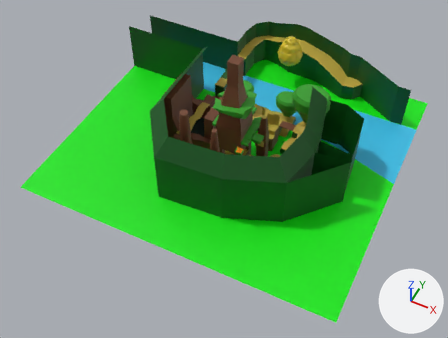
Renders of the glTF model assets/models/levels/woods/woodsLatest.glb from each side of a commit.
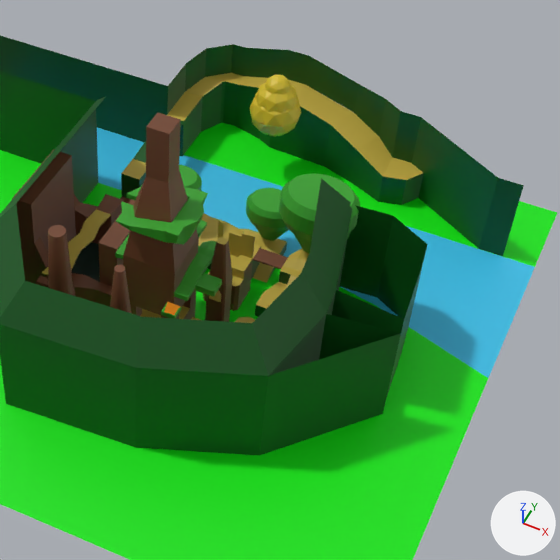
Each version appears first whole from a 50 mm lens placed at (275.0, -1057.0, 1261.0), pointed at (-212.0, -84.0, 45.0), and next in a close-up on the part from 35% to 96% of the width and 0% to 81% of the height. Lighting does not change. The marker at lower right points along +X, +Y and +Z. The older version's two pictures come first. Where no turn or scale is listed for an object, it has been applied to the vertices. Vertices at exactly the same position are counted once.

Objects in the first close-up: 'Cube.009-col', 'Cube.011-col', 'Cube.030-col.001', 'Cube.030-col.002', 'Cube.043-col', 'Cube.047-col', 'Cylinder', 'Cylinder.002', 'Icosphere-col', 'Plane-col', 'Plane-col.001', 'Plane-col.002', 'Plane-col.003' and 20 more.
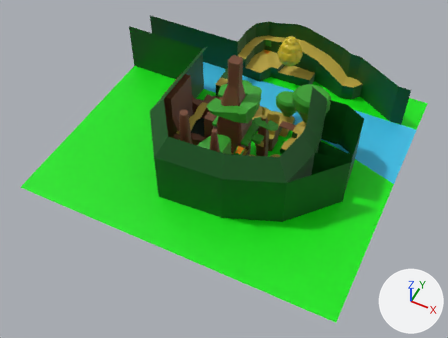
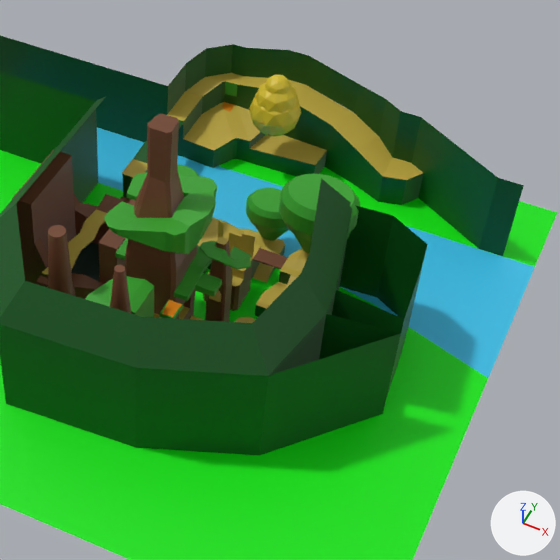
Where the newer file only moved an object's origin or applied its transform, the numbers keep the older frame.

Boxes (x1, y1, x2, y2) around the edits, measured in the close-ups (560 x 560 px):
'Cube.047-col', reshaped (23% wider, 36% taller): before (116, 185, 208, 245); after (104, 172, 217, 254)
'Cube.002-col.001', added (green): after (85, 276, 154, 317)
'Cube.040-col.001', added (green): after (200, 244, 251, 269)
'Plane-climbable.002', added: after (225, 82, 237, 97)
'Cube.043-col', rescaled (14% wider, 18% taller): before (161, 303, 181, 319); after (160, 300, 183, 319)
'Cube.002-bouncyfloor.001', added: after (222, 102, 235, 112)
part 3 of me_cube_066, built on: before (183, 102, 260, 150); after (183, 103, 327, 177)
part 4 of me_cube_066, recoloured: after (221, 103, 234, 138)

Patch to the scene script:
```diff
--- a/assets/models/levels/woods/woodsLatest.glb.py
+++ b/assets/models/levels/woods/woodsLatest.glb.py
@@ me_cube_043 @@
 # used by ob_cube_043_col; location = (-175.0, -44.0, 106.0)
-me_cube_043.from_pydata(...)  # 8 vertices, 12 faces; spans x -12.5..6.5, y -28.8..-10.8, z 0.0..7.0
+me_cube_043.from_pydata(...)  # 8 vertices, 12 faces; spans x -9.5..9.5, y -13.0..13.0, z -3.5..3.5
+# me_cube_043 part 1: the whole mesh is scaled about its middle by (1, 1.44, 1), then moved by (3.0, 19.8, -3.5)
 me_cube_043.materials.append(mat_leaves)
@@ me_cube_047 @@
 # used by ob_cube_047_col; location = (-252.0, 2.0, 201.0)
-me_cube_047.from_pydata(...)  # 48 vertices, 92 faces; spans x -23.5..81.5, y -45.8..39.2, z -15.0..18.0
+me_cube_047.from_pydata(...)  # 56 vertices, 108 faces; spans x -28.7..95.1, y -58.8..52.0, z -20.8..35.2
+# me_cube_047 part 2
+# 40 vertices are removed from x -13.5..81.5, y -45.8..39.2, z -15.0..18.0
+# 88 faces are deleted
+# 48 vertices are added at x -28.7..95.1, y -58.8..52.0, z -20.8..35.2
+# 104 new faces join them
 me_cube_047.materials.append(mat_leaves)
@@ me_cube_066 @@
 # used by ob_cube_030_col_001; location = (-358.0, 383.0, 0.0)
-me_cube_066.from_pydata(...)  # 138 vertices, 272 faces; spans x -17.0..365.0, y -52.0..76.0, z 0.0..96.0
+me_cube_066.from_pydata(...)  # 153 vertices, 312 faces; spans x -17.0..365.0, y -56.0..76.0, z 0.0..96.0
+# me_cube_066 part 3: 2 vertices moved from x 30.0..34.0, y 47.0..51.0, z 13.0..26.0 to x 83.0..87.0, y -24.0..-20.0, z 0.0..40.0; 6 vertices removed from x 12.0..54.0, y 15.0..52.0, z 11.0..26.0; 21 vertices added at x 13.0..212.0, y -56.0..-17.0, z 0.0..40.0
+# me_cube_066 part 4: 1 face spanning x 30.0..83.0, y -24.0..51.0, z 40.0 switches from mat_trailwall (dark green #005312) to mat_trailpath (yellow #bca640)
 me_cube_066.materials.append(mat_trailwall)
@@ me_cube_018 @@
+me_cube_018.from_pydata(...)  # 28 vertices, 52 faces; spans x -27.3..37.6, y -37.3..19.2, z 53.9..80.9
+me_cube_018.materials.append(mat_leaves)  # green #359e29
@@ me_cube_016 @@
+me_cube_016.from_pydata(...)  # 53 vertices, 102 faces; spans x -60.8..2.9, y -23.1..53.2, z -41.4..36.6
+me_cube_016.materials.append(mat_leaves)  # green #359e29
@@ me_plane_009 @@
+me_plane_009.from_pydata([(-0.7, 0.4, -23.0), (19.3, 1.4, -23.0), (-0.7, 0.4, 0.0), (19.3, 1.4, 0.0)], [], [(0, 1, 3), (0, 3, 2)])
+me_plane_009.materials.append(mat_leaves)  # green #359e29
@@ me_cube_054 @@
+me_cube_054.from_pydata(...)  # 16 vertices, 40 faces; spans x -19.3..0.7, y 1.2..19.9, z 0.0..0.2
+me_cube_054.materials.append(mat_honey)  # orange #e78a07
@@ ob_cube_040_col_001 @@
+ob_cube_040_col_001 = bpy.data.objects.new('Cube.040-col.001', me_cube_018)
+ob_cube_040_col_001.location = (-150.0, 43.0, 69.0)
@@ ob_cube_002_col_001 @@
+ob_cube_002_col_001 = bpy.data.objects.new('Cube.002-col.001', me_cube_016)
+ob_cube_002_col_001.location = (-202.0, -122.0, 119.0)
@@ ob_plane_climbable_002 @@
+ob_plane_climbable_002 = bpy.data.objects.new('Plane-climbable.002', me_plane_009)
+ob_plane_climbable_002.location = (-324.0, 433.0, 79.0)
@@ ob_cube_002_bouncyfloor_001 @@
+ob_cube_002_bouncyfloor_001 = bpy.data.objects.new('Cube.002-bouncyfloor.001', me_cube_054)
+ob_cube_002_bouncyfloor_001.location = (-306.0, 415.0, 40.0)
```
